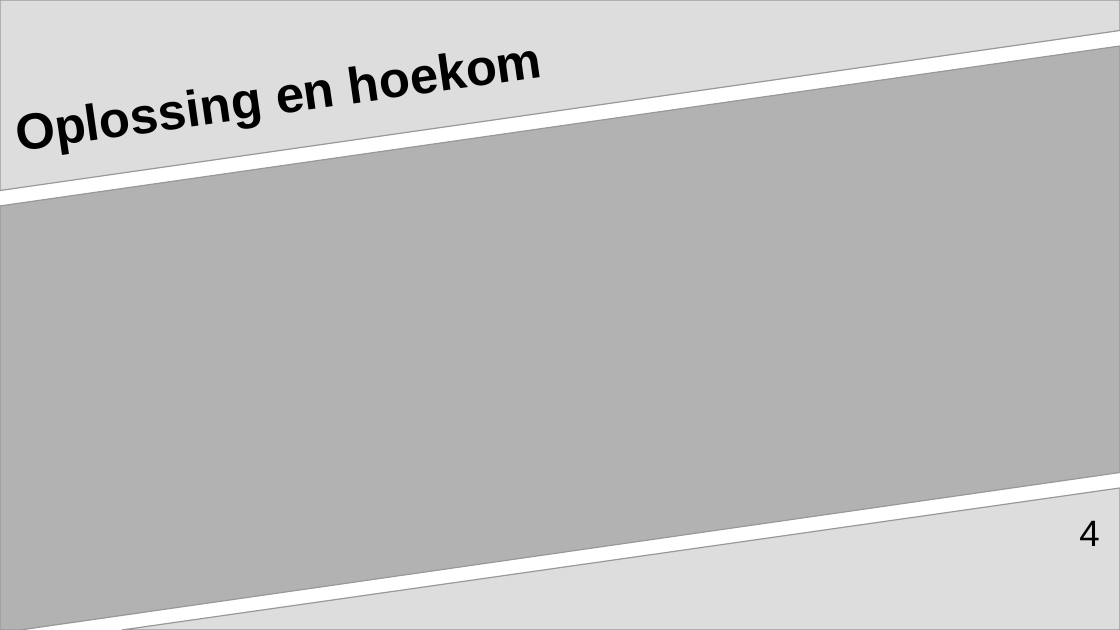
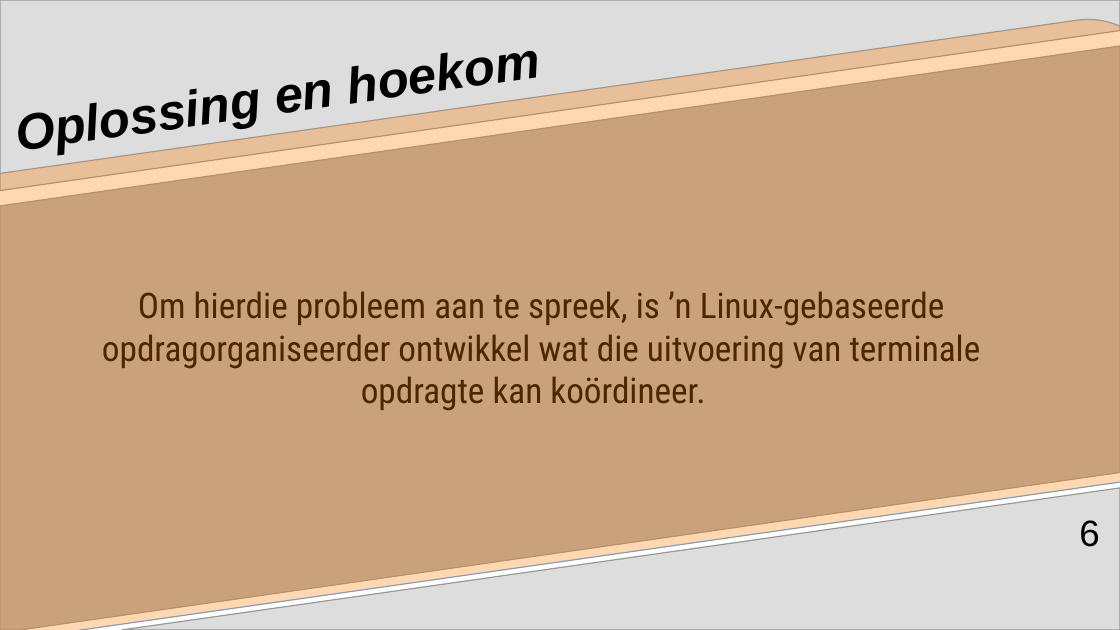
Before and after one commit to BroerSakki/Orcstrate, a slide deck: slide 6 of docs/planning/Orcstrate_Powerpoint.odp (slide 4 before the commit). Drawn at 1120x630 pixels with LibreOffice and Linux fonts; fonts in the diff are those of the drawing. Boxes give left, top, right and bottom in pixels: in the first picture for what was removed or moved away, otherwise in the second. Text is boxed around its words. In the diff, an @@ line names an element or a change of style, - is before the commit and + after.

```diff
--- a/docs/planning/Orcstrate_Powerpoint.odp
+++ b/docs/planning/Orcstrate_Powerpoint.odp
@@ rounded rectangle added at (0,10,1120,630), fill #FF8000 at 30% opacity, outline #999999 0.85 pt @@
@@ title "Oplossing en hoekom" at (277,80,335,113): size 36 to 35.9 pt, italic on @@
@@ subtitle added at (102,291,981,411), 25 pt, text #000000 @@
+Om hierdie probleem aan te spreek, is ’n Linux-gebaseerde opdragorganiseerder ontwikkel wat die uitvoering van terminale opdragte kan koördineer.
@@ page number at (1079,520,1099,547): text changed @@
-4
+6
```
Also in this commit, not shown: 1 other slide changed, 6 slides added, 7 slides removed, 1 other file.
